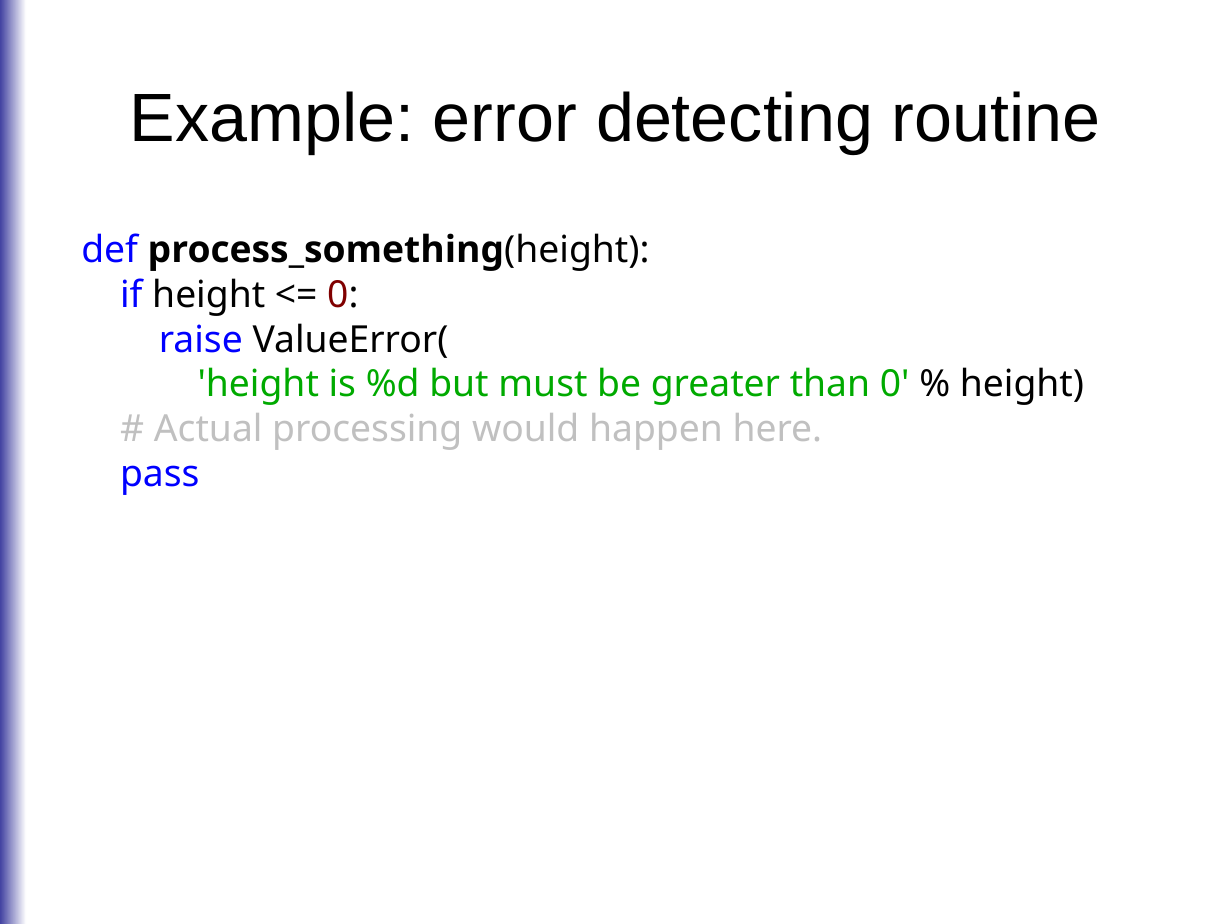
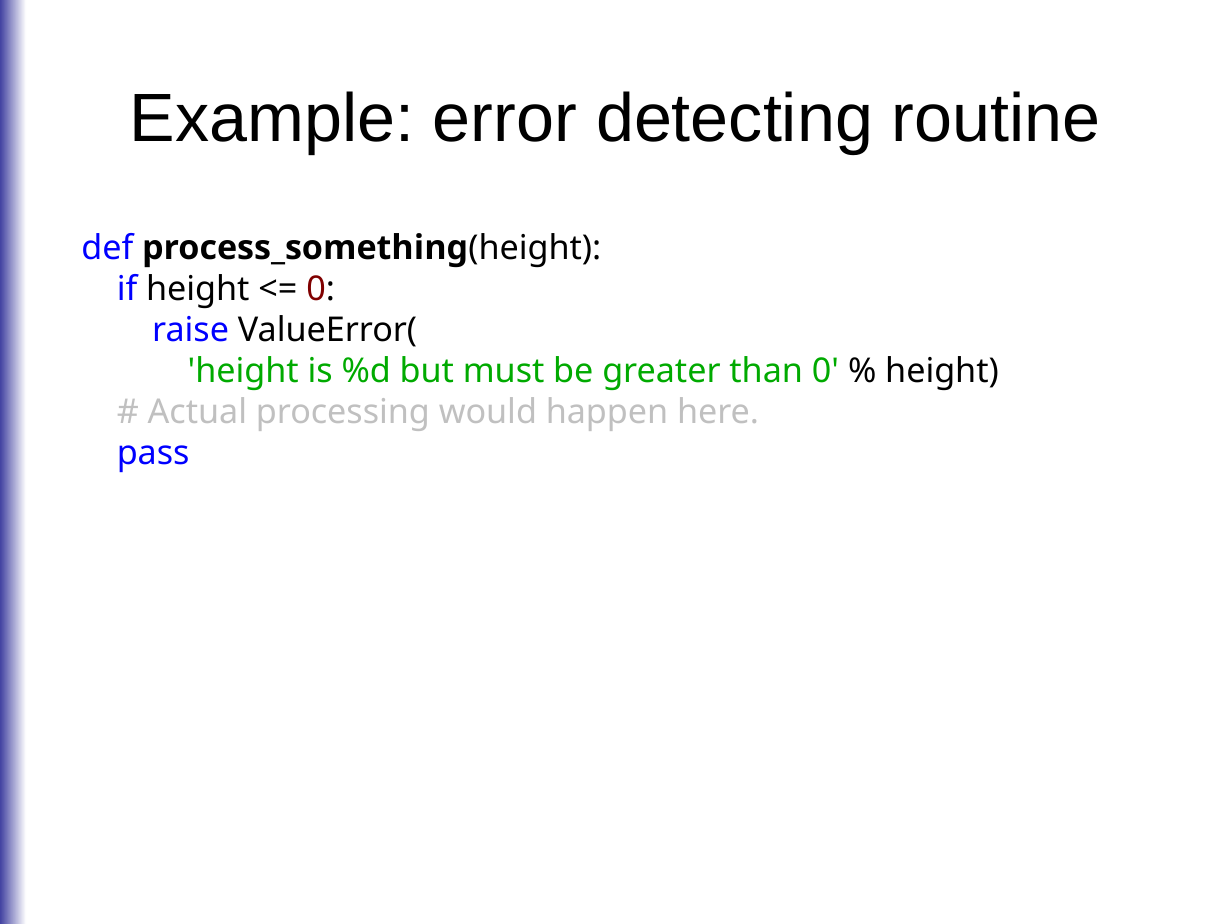
Before and after one commit to roskakori/talks, a slide deck: slide 43 of europython_2014/errorhandling/Solution oriented error handling.odp. Drawn at 1232x924 pixels with LibreOffice and Linux fonts; fonts in the diff are those of the drawing. Boxes give left, top, right and bottom in pixels: in the first picture for what was removed or moved away, otherwise in the second. Text is boxed around its words. In the diff, an @@ line names an element or a change of style, - is before the commit and + after.

Commit message:
Cleaned up spelling, formatting and untranslated German words.

```diff
--- a/europython_2014/errorhandling/Solution oriented error handling.odp
+++ b/europython_2014/errorhandling/Solution oriented error handling.odp
@@ text "def process_something(height):" at [81,233,999,473]: size 24 to 22 pt @@
```
Also in this commit, not shown: 16 other slides changed.
